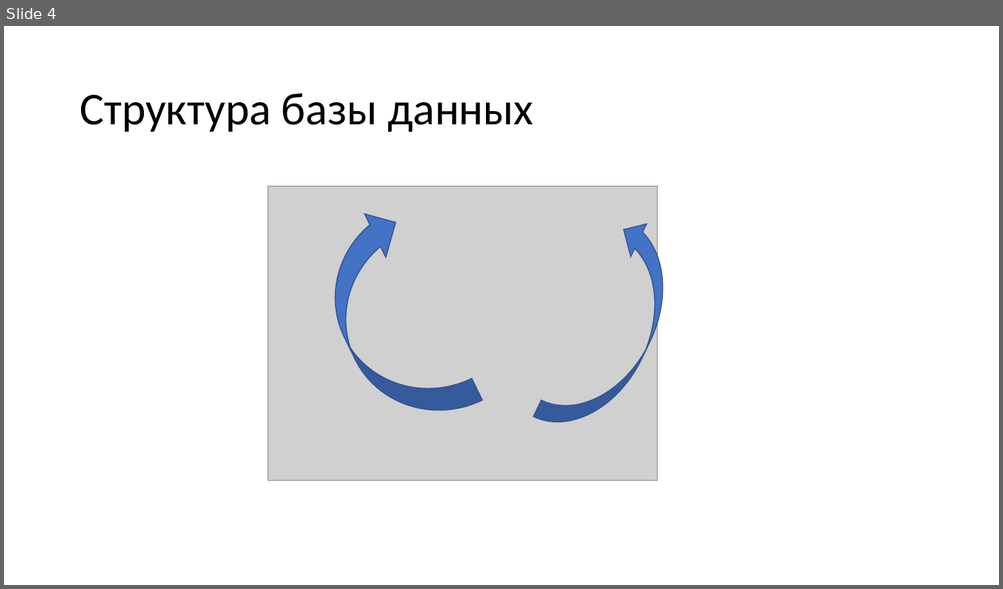
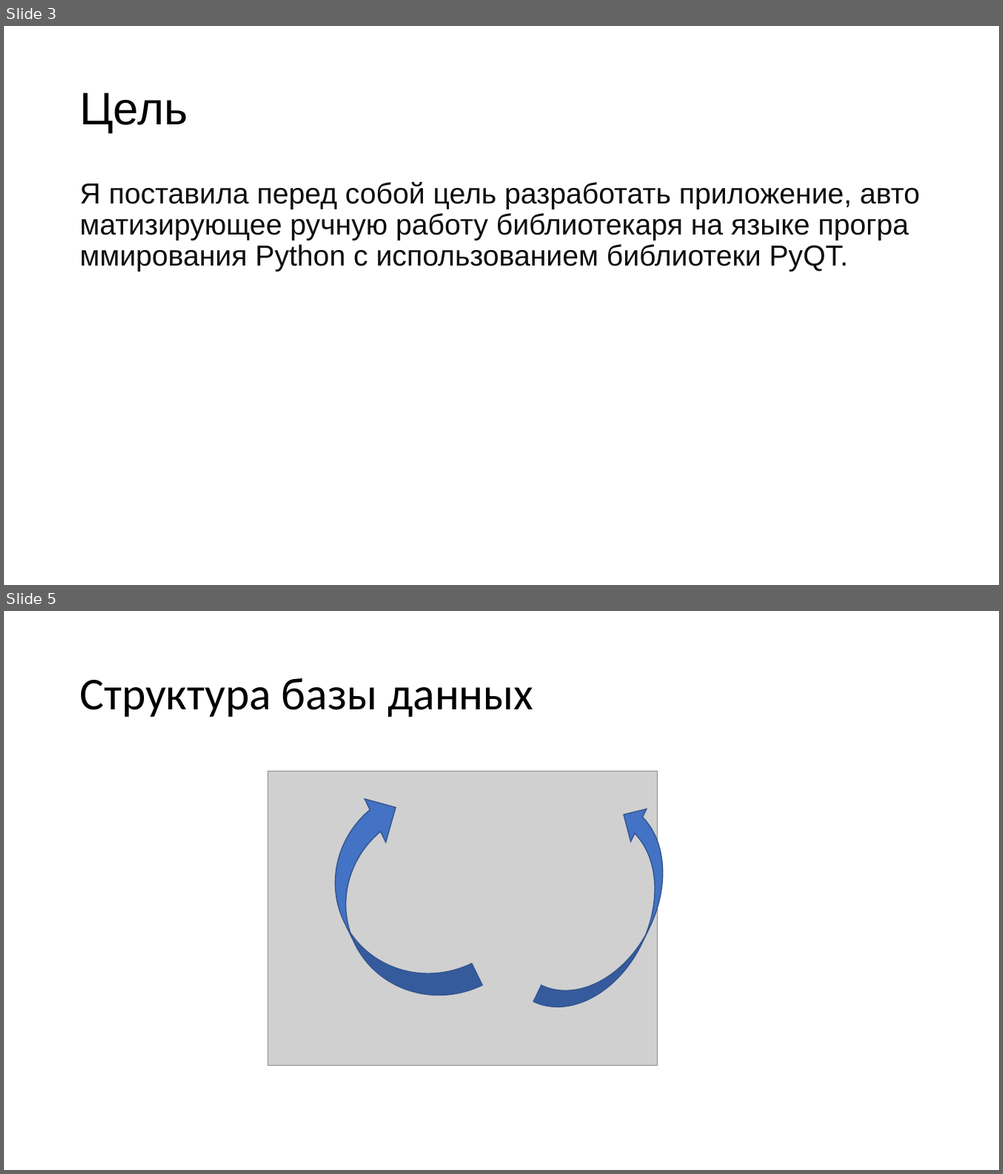
Before and after one commit to sofia-on-air/librarian, a slide deck: Презентация проекта.pptx. Shown one above the other, each under a label of ours: slide 4 before the commit, slides 3 and 5 after it; the slides between them are not shown. The pictures are 1003x589 and 1003x1174 pixels, drawn with LibreOffice and Linux fonts; fonts in the diff are those of the drawing; grey boxes stand for pictures. Boxes give left, top, right and bottom in pixels: in the first picture for what was removed or moved away, otherwise in the second. Text is boxed around its words. In the diff, an @@ line names an element or a change of style, - is before the commit and + after.

```diff
--- a/Презентация проекта.pptx
+++ b/Презентация проекта.pptx
@@ slide 3 added at (4,26,999,585), background #FFFFFF @@
@@ title added at (79,93,188,133), 44 pt, text #000000 @@
+Цель
@@ text added at (79,182,852,272), 28 pt, text #0D0D0D @@
+Я поставила перед собой цель разработать приложение, автоматизирующее ручную работу библиотекаря на языке программирования Python с использованием библиотеки PyQT.
@@ what was slide 4 is now slide 5 @@
```
Also in this commit, not shown: 1 slide changed, 2 other slides added, 2 slides removed, 5 other files.
